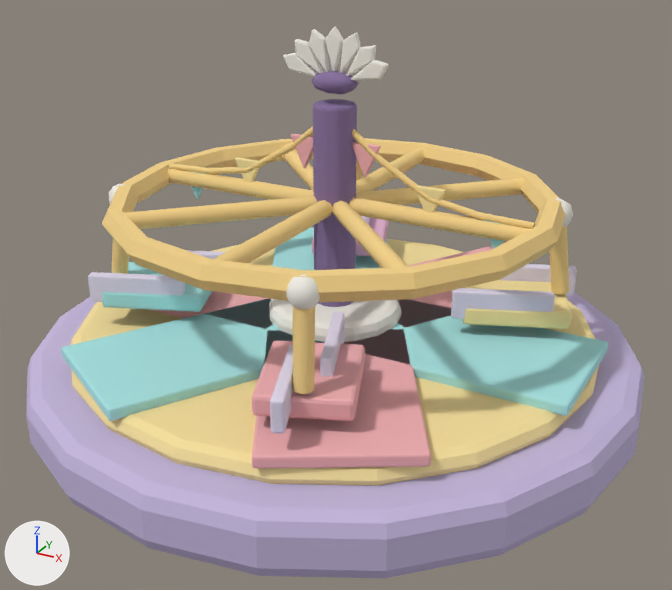
Renders of the glTF model assets/sky_lagoon/lagoon_kit/lagoon_play_merry.glb from each side of a commit.
One viewpoint serves both versions: a camera (50 mm lens) standing at (4.32, -7.82, 5.06) and looking at (0.15, -0.25, 1.27). Arrows for +X, +Y and +Z are at lower left; the lights stay in place. The older version comes first. Vertices at exactly the same position are counted once.

The older version as bpy lines, for what is in view:
```python
me_cylinder_004 = bpy.data.meshes.new('Cylinder.004')
me_cylinder_004.from_pydata(...)  # 3453 vertices, 6476 faces; spans x -3.2..3.2, y -3.2..3.2, z -0.31..3.51
me_cylinder_004.materials.append(mat_slq_lavender)  # purple #c4b6dd
me_cylinder_004.materials.append(mat_slq_coral)  # pink #f1afb3
me_cylinder_004.materials.append(mat_slq_butter)  # yellow #f8e29e
me_cylinder_004.materials.append(mat_slq_aqua)  # cyan #a8e5e5
me_cylinder_004.materials.append(mat_slq_gold)  # beige #f5d389
me_cylinder_004.materials.append(mat_slq_pearl)  # white #f1ede5
me_cylinder_004.materials.append(mat_slq_plum)  # purple #866f9e
me_cylinder_004.materials.append(mat_slq_lavender_light)  # white #e2daef
me_cylinder_004.materials.append(mat_slq_rose)  # pink #e7b5d4
me_cylinder_004.materials.append(mat_slq_cream)  # white #faf5e6
ob_lagoon_play_merry_001 = bpy.data.objects.new('lagoon_play_merry.001', me_cylinder_004)
ob_lagoon_play_merry_001.location = (0.0, 0.0, 0.35)
```
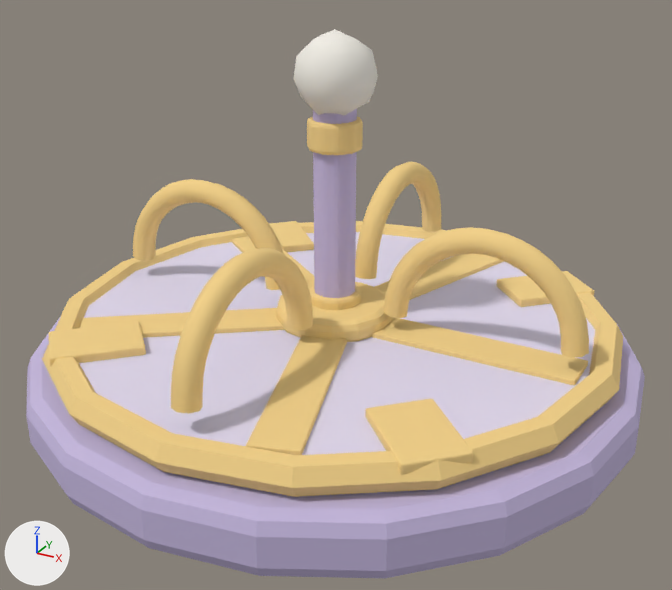
The change, as a list of edits to the scene's bpy script:
```text
Change me_cylinder_004:
    remove me_cylinder_004.from_pydata(...)  # 3453 vertices, 6476 faces; spans x -3.2..3.2, y -3.2..3.2, z -0.31..3.51
    add me_cylinder_004.from_pydata(...)  # 2178 vertices, 4224 faces; spans x -3.2..3.2, y -3.2..3.2, z 0.04..3.84
    me_cylinder_004 part 1: the loose piece of 96 vertices spanning x -2.28..2.28, y -2.28..2.28, z 1.69..1.91 is multiplied about its middle by the matrix ((1.311, 0.0, 0.0), (0.0, 1.311, 0.0), (0.0, 0.0, 1.231)), then moved by (0.0, 0.0, -0.98)
    me_cylinder_004 part 2: the loose piece of 56 vertices spanning x 0.4..2.7, y -0.71..0.71, z 0.47..0.59 is scaled about its middle by (1.03, 0.321, 0.5), then moved by (-0.1, 0.0, 0.37), in mat_slq_gold (beige #f5d389)
    me_cylinder_004 part 3: the loose piece of 56 vertices spanning x -0.41..1.96, y 0.0..2.68, z 0.47..0.59 is multiplied about its middle by the matrix ((0.423, 0.122, 0.0), (0.403, 0.896, 0.0), (0.0, 0.0, 0.5)), then moved by (-0.33, 0.04, 0.37), in mat_slq_gold (beige #f5d389)
    me_cylinder_004 part 4: the loose piece of 56 vertices spanning x -1.96..0.41, y 0.0..2.68, z 0.47..0.59 is multiplied about its middle by the matrix ((0.579, -0.626, 0.0), (-0.077, 0.653, 0.0), (0.0, 0.0, 0.5)), then moved by (-0.4, -0.49, 0.37), in mat_slq_gold (beige #f5d389)
    me_cylinder_004 part 5: the loose piece of 56 vertices spanning x -1.96..0.41, y -2.68..0.0, z 0.47..0.59 is multiplied about its middle by the matrix ((0.579, 0.626, 0.0), (0.077, 0.653, 0.0), (0.0, 0.0, 0.5)), then moved by (-0.4, 0.49, 0.37), in mat_slq_gold (beige #f5d389)
    me_cylinder_004 part 6: the loose piece of 56 vertices spanning x -0.41..1.96, y -2.68..0.0, z 0.47..0.59 is multiplied about its middle by the matrix ((0.423, -0.122, 0.0), (-0.403, 0.896, 0.0), (0.0, 0.0, 0.5)), then moved by (-0.33, -0.04, 0.37), in mat_slq_gold (beige #f5d389)
    me_cylinder_004 part 7: the loose piece of 56 vertices spanning x -1.29..-0.13, y 1.08..2.34, z 0.71..0.91 is multiplied about its middle by the matrix ((0.248, 0.77, 0.0), (-0.72, 0.369, 0.0), (0.0, 0.0, 0.5)), then moved by (2.44, 0.02, 0.11), in mat_slq_gold (beige #f5d389)
    me_cylinder_004 part 8: the loose piece of 56 vertices spanning x -2.7..-0.4, y -0.71..0.71, z 0.47..0.59 is multiplied about its middle by the matrix ((0.273, 0.304, 0.0), (-0.273, 0.304, 0.0), (0.0, 0.0, 0.833)), then moved by (-0.18, 1.73, 0.39), in mat_slq_gold (beige #f5d389)
    me_cylinder_004 part 9: the loose piece of 56 vertices spanning x 0.13..1.29, y -2.34..-1.08, z 0.71..0.91 is multiplied about its middle by the matrix ((0.248, 0.77, 0.0), (-0.72, 0.369, 0.0), (0.0, 0.0, 0.5)), then moved by (-2.44, -0.02, 0.11), in mat_slq_gold (beige #f5d389)
    me_cylinder_004 part 10: the loose piece of 56 vertices spanning x 1.08..2.34, y 0.13..1.29, z 0.71..0.91 is multiplied about its middle by the matrix ((0.369, 0.72, 0.0), (-0.77, 0.248, 0.0), (0.0, 0.0, 0.5)), then moved by (0.02, -2.44, 0.11), in mat_slq_gold (beige #f5d389)
    me_cylinder_004 part 11: the loose piece of 120 vertices spanning x -3.2..3.2, y -3.2..3.2, z -0.31..0.31 is moved by (0.0, 0.0, 0.35)
    me_cylinder_004 part 12: the loose piece of 140 vertices spanning x -0.21..0.21, y -0.21..0.21, z 0.3..2.8 is moved by (0.0, 0.0, 0.35), in mat_slq_lavender (purple #c4b6dd)
    me_cylinder_004 part 13: the loose piece of 100 vertices spanning x -2.75..2.75, y -2.75..2.75, z 0.25..0.49 is multiplied about its middle by the matrix ((1.033, 0.0, 0.0), (0.0, 1.033, 0.0), (0.0, 0.0, 1.167)), then moved by (0.0, 0.0, 0.37), in mat_slq_lavender_light (white #e2daef)
    me_cylinder_004 part 14: 51 loose pieces with 2404 vertices, spanning x -3.13..3.13, y -3.13..3.13, z -0.23..3.51, are deleted
    me_cylinder_004 part 15: 47 vertices removed from x -1.58..1.58, y -1.58..1.58, z 1.71..1.89; 896 vertices added at x -2.67..2.67, y -2.67..2.67, z 0.83..2.15
    me_cylinder_004 part 16: 42 vertices removed from x -0.23..0.23, y -0.14..0.14, z 2.9..3.11; 322 vertices added at x -0.38..0.39, y -0.42..0.42, z 2.7..3.84
    remove me_cylinder_004.materials.append(mat_slq_coral)  # pink #f1afb3
    remove me_cylinder_004.materials.append(mat_slq_butter)  # yellow #f8e29e
    remove me_cylinder_004.materials.append(mat_slq_aqua)  # cyan #a8e5e5
    remove me_cylinder_004.materials.append(mat_slq_plum)  # purple #866f9e
    remove me_cylinder_004.materials.append(mat_slq_rose)  # pink #e7b5d4
    remove me_cylinder_004.materials.append(mat_slq_cream)  # white #faf5e6
Change ob_lagoon_play_merry_001:
    ob_lagoon_play_merry_001.location: (0.0, 0.0, 0.35) -> (0.0, 0.0, 0.0)
```

What differs and where, as boxes (x1, y1, x2, y2) in the pictures (672 x 590 px; the box of a moved part takes in the faces that stretch with it):
'lagoon_play_merry.001', reshaped, moved
    before: (26, 27, 645, 578)
    after: (26, 29, 645, 578)
part 1 of me_cylinder_004, moved or reshaped
    before: (102, 138, 565, 302)
    after: (42, 221, 623, 497)
part 2 of me_cylinder_004, moved or reshaped
    before: (351, 299, 608, 416)
    after: (371, 317, 588, 385)
part 3 of me_cylinder_004, moved or reshaped
    before: (398, 246, 493, 327)
    after: (374, 254, 504, 300)
part 4 of me_cylinder_004, moved or reshaped
    before: (273, 228, 388, 270)
    after: (232, 236, 314, 283)
part 5 of me_cylinder_004, moved or reshaped
    before: (61, 298, 325, 421)
    after: (80, 308, 284, 338)
part 6 of me_cylinder_004, moved or reshaped
    before: (252, 329, 431, 468)
    after: (246, 335, 347, 455)
part 7 of me_cylinder_004, moved or reshaped
    before: (312, 218, 389, 256)
    after: (496, 271, 594, 307)
part 8 of me_cylinder_004, moved or reshaped
    before: (150, 291, 272, 327)
    after: (269, 221, 314, 253)
part 9 of me_cylinder_004, moved or reshaped
    before: (251, 341, 365, 421)
    after: (49, 321, 146, 367)
part 10 of me_cylinder_004, moved or reshaped
    before: (463, 280, 572, 329)
    after: (365, 399, 474, 474)
part 11 of me_cylinder_004, moved or reshaped
    before: (26, 292, 645, 578)
    after: (26, 316, 645, 578)
part 12 of me_cylinder_004, moved or reshaped
    before: (313, 99, 357, 307)
    after: (313, 109, 357, 298)
part 13 of me_cylinder_004, moved or reshaped
    before: (70, 239, 599, 486)
    after: (79, 232, 595, 455)
part 14 of me_cylinder_004, deleted
    before: (88, 27, 577, 433)
part 15 of me_cylinder_004, reshaped
    before: (124, 178, 524, 229)
    after: (133, 162, 589, 414)
part 16 of me_cylinder_004, built on
    before: (312, 71, 359, 94)
    after: (293, 29, 378, 155)
